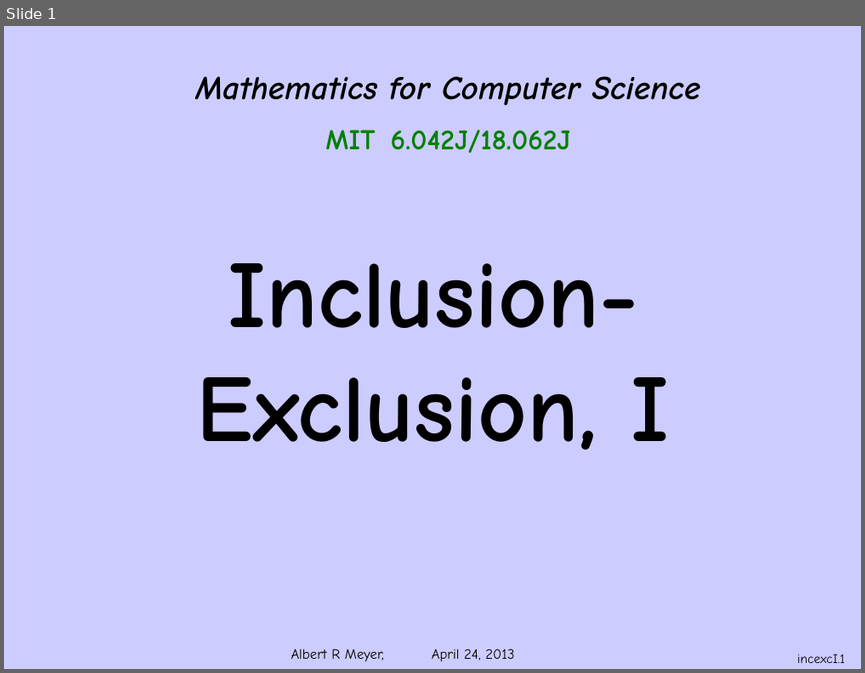
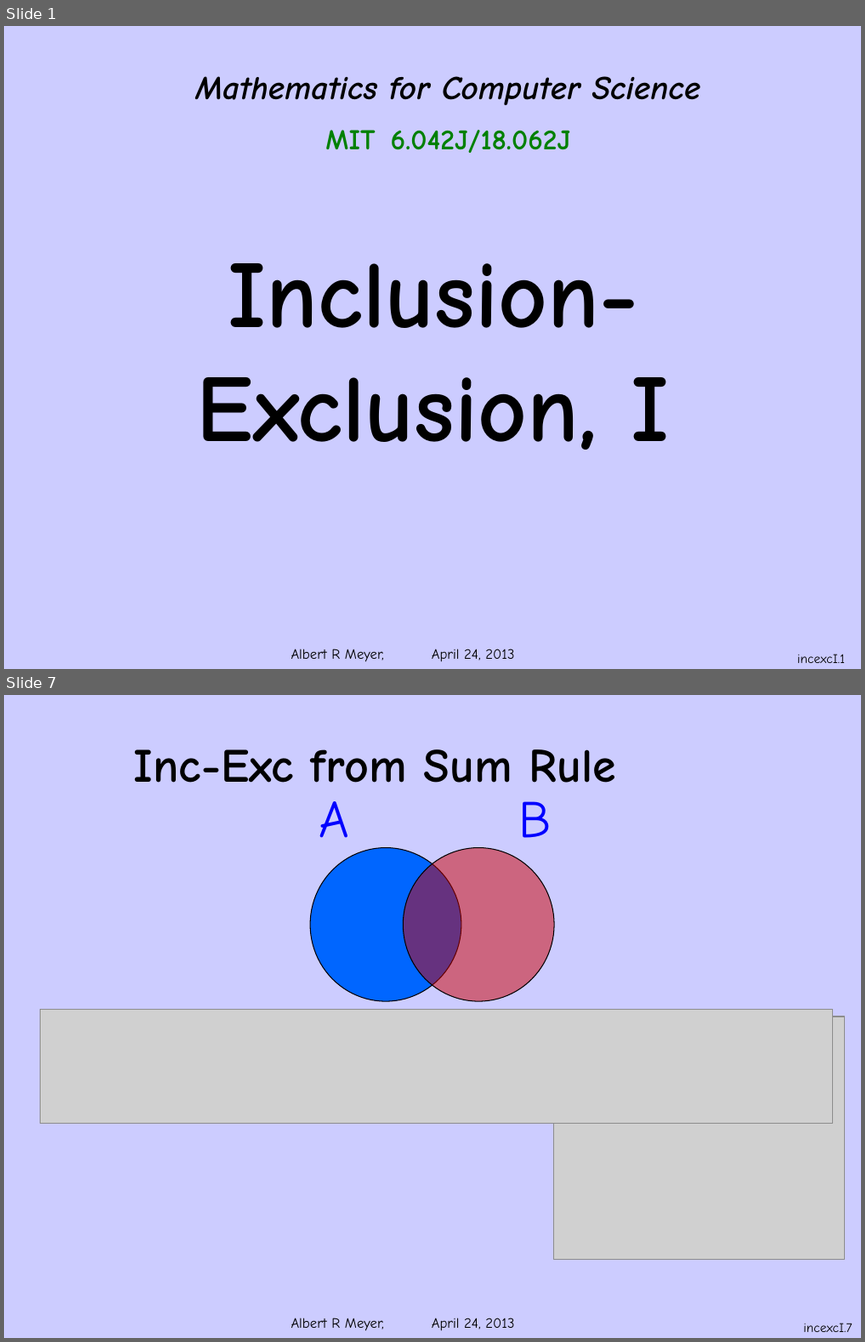
Before and after one commit to armeyer/mcs_web, a slide deck: spring13/slides13/incexcI.pptx. Shown one above the other, each under a label of ours: slide 1 before the commit, slides 1 and 7 after it; the slides between them are not shown. The pictures are 865x673 and 865x1342 pixels, drawn with LibreOffice and Linux fonts; fonts in the diff are those of the drawing; grey boxes stand for pictures; background and template pictures are left out. Boxes give left, top, right and bottom in pixels: in the first picture for what was removed or moved away, otherwise in the second. Text is boxed around its words. In the diff, an @@ line names an element or a change of style, - is before the commit and + after.

Commit message:
add incexc-60-04-42.pptx incexcbinom.pptx incexc2set.pptx

```diff
--- a/spring13/slides13/incexcI.pptx
+++ b/spring13/slides13/incexcI.pptx
@@ slide 7 added at [4, 695, 861, 1338], background #CCCCFF; not listed: 1 template element that a slide beside it also shows @@
@@ title added at [134, 749, 616, 783], 40 pt, text #000000, bold @@
+Inc-Exc from Sum Rule
@@ group added at [310, 801, 554, 1001]: 2 texts, 2 ellipses @@
+A
+B
@@ picture added at [40, 1009, 833, 1123] @@
@@ picture added at [554, 1016, 845, 1259] @@
@@ page number added at [803, 1322, 851, 1332], 11 pt, text #000000 @@
+incexcI.7
```
Also in this commit, not shown: 6 slides changed, 4 other slides added, 4 other files.
